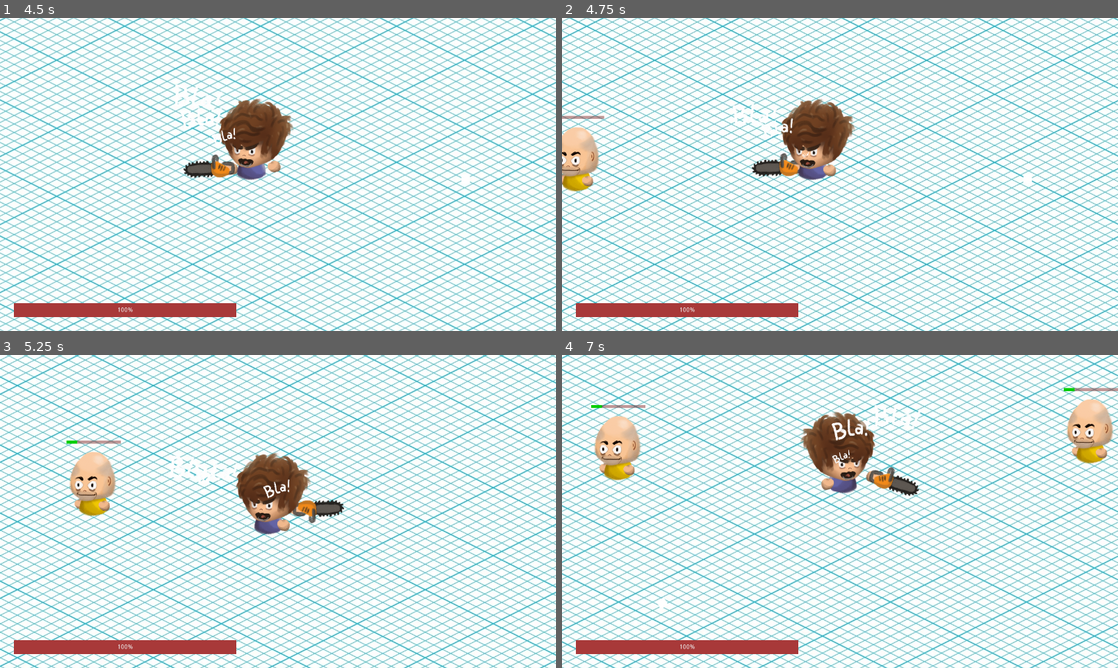
Above: before the commit, frames 1-4 (two rows, left to right).
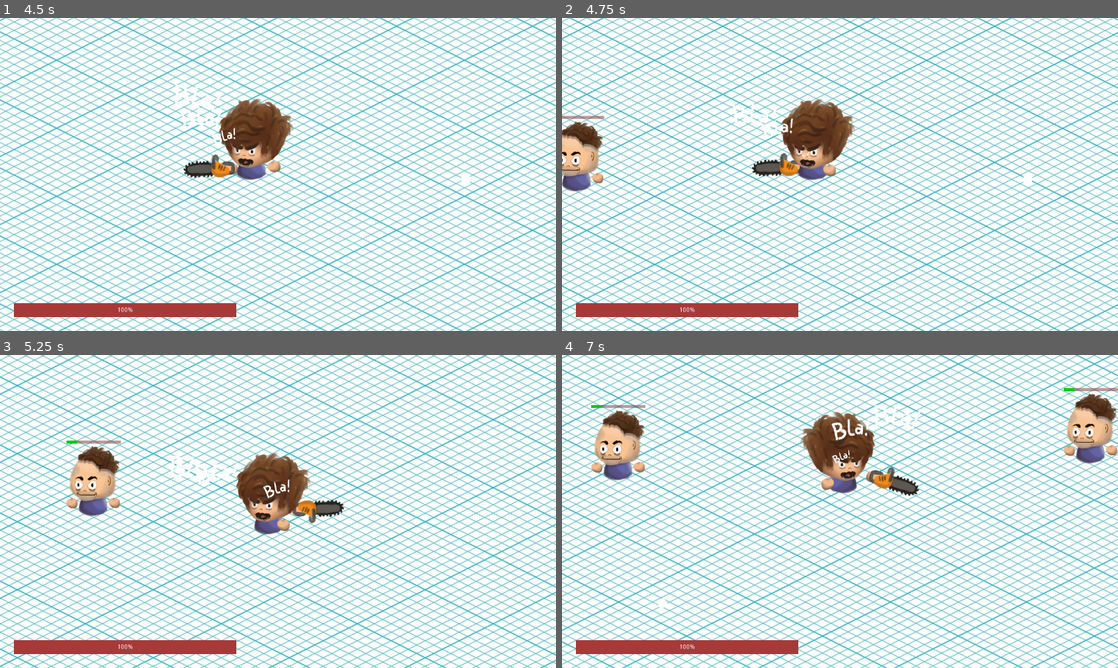
Above: after the commit, the same moments.

Repository: LNicoF/mgj-2023
Game: Godot game, scene res://scenes/main/main.tscn
The game is run twice, just before and just after one commit, with the same random seed, the same clock (stepped at 60 frames per second) and the same inputs.
Inputs (mouse positions are in pixels of both pictures, inside the frame that each line leads up to):
- Up to frame 1 (4.5 s): move the mouse to (400, 158) at 0.52 s; press the mouse at (400, 158) at 0.53 s; hold D (move_right) 0.53-1.28 s; move the mouse to (166, 190) at 1.27 s; release the mouse at (166, 190) at 1.28 s; hold S (move_down) 1.28-2.03 s; click (166, 190) at 1.35 s; move the mouse to (333, 105) at 2.02 s; press the mouse at (333, 105) at 2.03 s; hold D (move_right) 2.03-2.78 s; move the mouse to (250, 237) at 2.77 s; release the mouse at (250, 237) at 2.78 s; hold W (move_up) 2.78-3.53 s; click (250, 237) at 2.85 s; move the mouse to (444, 221) at 3.52 s; press the mouse at (444, 221) at 3.53 s; hold A (move_left) from 3.53 s (still down); move the mouse to (111, 127) at 4.27 s; release the mouse at (111, 127) at 4.28 s; click (111, 127) at 4.35 s
- Up to frame 2 (4.75 s): keep holding A (move_left)
- Up to frame 3 (5.25 s): move the mouse to (305, 511) at 5.02 s; release A (move_left) at 5.03 s; press the mouse at (305, 511) at 5.03 s; hold S (move_down) from 5.03 s (still down)
- Up to frame 4 (7 s): move the mouse to (756, 433) at 5.77 s; release S (move_down) at 5.78 s; release the mouse at (756, 433) at 5.78 s; hold D (move_right) 5.78-6.53 s; click (756, 433) at 5.85 s; move the mouse to (962, 495) at 6.52 s; press the mouse at (962, 495) at 6.53 s; hold W (move_up) from 6.53 s (still down)

Frame 1 is identical in both runs. In frame 2, 0.7% of the frame differs, in the area x 0-8%, y 33-56%; in frame 3, 0.8%; in frame 4, 1.6%, in the area x 5-100%, y 12-40%.

Commit message:
animaciones dolape

Diff:
--- a/scenes/enemy/enemy.tscn
+++ b/scenes/enemy/enemy.tscn
@@ -6,6 +6,7 @@
 [ext_resource path="res://assets/player/Pela_body.png" type="Texture" id=4]
 [ext_resource path="res://assets/player/Pela_head_hit.png" type="Texture" id=5]
 [ext_resource path="res://assets/player/Pela_Wig.png" type="Texture" id=6]
+[ext_resource path="res://assets/player/Pelu_body.png" type="Texture" id=7]
 
 [sub_resource type="CircleShape2D" id=1]
 radius = 64.0
@@ -197,9 +198,21 @@
 "update": 0,
 "values": [ Vector2( 0.201911, 0.194573 ), Vector2( 1.00622, 0.969653 ), Vector2( 0.938185, 0.938185 ), Vector2( 0.938185, 0.938185 ), Vector2( 0.966066, 0.966066 ), Vector2( 1, 1 ) ]
 }
+tracks/4/type = "value"
+tracks/4/path = NodePath("Skeleton2D/Body/PelaBody:texture")
+tracks/4/interp = 1
+tracks/4/loop_wrap = true
+tracks/4/imported = false
+tracks/4/enabled = true
+tracks/4/keys = {
+"times": PoolRealArray( 0.1, 0.4 ),
+"transitions": PoolRealArray( 1, 1 ),
+"update": 1,
+"values": [ ExtResource( 4 ), ExtResource( 7 ) ]
+}
 
 [sub_resource type="Animation" id=9]
-resource_name = "Pela_Walk"
+resource_name = "Pela_Walk 2"
 length = 1.2
 loop = true
 step = 0.05
@@ -323,10 +336,10 @@
 tracks/0/imported = false
 tracks/0/enabled = true
 tracks/0/keys = {
-"times": PoolRealArray( 0 ),
-"transitions": PoolRealArray( 1 ),
-"update": 0,
-"values": [ Vector2( 0, 0 ) ]
+"times": PoolRealArray( 0, 0.4, 0.7, 0.9, 1.1, 2.4 ),
+"transitions": PoolRealArray( 0.594604, 1.62451, 0.732043, 1.31951, 1, 1 ),
+"update": 0,
+"values": [ Vector2( 0, 0 ), Vector2( -48, -97 ), Vector2( -82, -35 ), Vector2( -80, -54 ), Vector2( -82, -35 ), Vector2( -82, -35 ) ]
 }
 tracks/1/type = "value"
 tracks/1/path = NodePath("Skeleton2D/Body:rotation_degrees")
@@ -335,10 +348,10 @@
 tracks/1/imported = false
 tracks/1/enabled = true
 tracks/1/keys = {
-"times": PoolRealArray( 0 ),
-"transitions": PoolRealArray( 1 ),
-"update": 0,
-"values": [ 0.0 ]
+"times": PoolRealArray( 0, 0.4, 0.7, 1.1, 2.4 ),
+"transitions": PoolRealArray( 0.594604, 1.62451, 0.732043, 1, 1 ),
+"update": 0,
+"values": [ 0.0, 37.2554, 78.8578, 91.2192, 91.2192 ]
 }
 tracks/2/type = "value"
 tracks/2/path = NodePath("Skeleton2D/Body:scale")
@@ -347,10 +360,10 @@
 tracks/2/imported = false
 tracks/2/enabled = true
 tracks/2/keys = {
-"times": PoolRealArray( 0 ),
-"transitions": PoolRealArray( 1 ),
-"update": 0,
-"values": [ Vector2( 1, 1 ) ]
+"times": PoolRealArray( 0, 0.4, 0.7, 0.9, 1.1, 2.4 ),
+"transitions": PoolRealArray( 0.594604, 1.62451, 0.732043, 1.31951, 1, 1 ),
+"update": 0,
+"values": [ Vector2( 1, 1 ), Vector2( 0.943948, 1 ), Vector2( 0.766125, 1 ), Vector2( 0.766125, 1 ), Vector2( 0.766125, 1 ), Vector2( 0.766125, 1 ) ]
 }
 tracks/3/type = "value"
 tracks/3/path = NodePath("Skeleton2D/Head:position")
@@ -395,10 +408,10 @@
 tracks/6/imported = false
 tracks/6/enabled = true
 tracks/6/keys = {
-"times": PoolRealArray( 0 ),
-"transitions": PoolRealArray( 1 ),
-"update": 0,
-"values": [ Vector2( -97, -40 ) ]
+"times": PoolRealArray( 0, 0.2, 0.5, 0.9, 2.4 ),
+"transitions": PoolRealArray( 1, 0.63728, 1.41421, 0.707107, 1 ),
+"update": 0,
+"values": [ Vector2( -97, -40 ), Vector2( -119, -96 ), Vector2( -57, -197 ), Vector2( -13, -39 ), Vector2( -13, -39 ) ]
 }
 tracks/7/type = "value"
 tracks/7/path = NodePath("Skeleton2D/Hand2:rotation_degrees")
@@ -407,10 +420,10 @@
 tracks/7/imported = false
 tracks/7/enabled = true
 tracks/7/keys = {
-"times": PoolRealArray( 0 ),
-"transitions": PoolRealArray( 1 ),
-"update": 0,
-"values": [ 0.0 ]
+"times": PoolRealArray( 0, 0.2, 0.5, 0.9, 2.4 ),
+"transitions": PoolRealArray( 1, 0.63728, 1.41421, 0.707107, 0.707107 ),
+"update": 0,
+"values": [ 0.0, 0.0, 109.004, 92.9556, 92.9556 ]
 }
 tracks/8/type = "value"
 tracks/8/path = NodePath("Skeleton2D/Hand:position")
@@ -419,10 +432,10 @@
 tracks/8/imported = false
 tracks/8/enabled = true
 tracks/8/keys = {
-"times": PoolRealArray( 0 ),
-"transitions": PoolRealArray( 1 ),
-"update": 0,
-"values": [ Vector2( 98, -42 ) ]
+"times": PoolRealArray( 0, 0.2, 0.5, 0.9, 1.1, 1.3, 2.4 ),
+"transitions": PoolRealArray( 1, 0.63728, 1.41421, 0.707107, 1.41421, 1, 1 ),
+"update": 0,
+"values": [ Vector2( 98, -42 ), Vector2( 43, -44 ), Vector2( 83, -192 ), Vector2( 68, -16 ), Vector2( 71, -36 ), Vector2( 70.1053, -1.36842 ), Vector2( 70.1053, -1.36842 ) ]
 }
 tracks/9/type = "value"
 tracks/9/path = NodePath("Skeleton2D/Hand:rotation_degrees")
@@ -431,10 +444,136 @@
 tracks/9/imported = false
 tracks/9/enabled = true
 tracks/9/keys = {
-"times": PoolRealArray( 0 ),
-"transitions": PoolRealArray( 1 ),
-"update": 0,
-"values": [ 0.0 ]
+"times": PoolRealArray( 0, 0.2, 0.5, 0.9, 2.4 ),
+"transitions": PoolRealArray( 1, 0.63728, 1.41421, 0.707107, 0.707107 ),
+"update": 0,
+"values": [ 0.0, 0.0, 58.1087, 52.7752, 52.7752 ]
+}
+tracks/10/type = "value"
+tracks/10/path = NodePath("Skeleton2D/Head/PelaHead:texture")
+tracks/10/interp = 1
+tracks/10/loop_wrap = true
+tracks/10/imported = false
+tracks/10/enabled = true
+tracks/10/keys = {
+"times": PoolRealArray( 0, 0.4 ),
+"transitions": PoolRealArray( 1, 1 ),
+"update": 1,
+"values": [ ExtResource( 2 ), ExtResource( 5 ) ]
+}
+
+[sub_resource type="Animation" id=12]
+resource_name = "Pela_gethit"
+length = 0.3
+loop = true
+step = 0.05
+tracks/0/type = "value"
+tracks/0/path = NodePath("Skeleton2D/Head:position")
+tracks/0/interp = 1
+tracks/0/loop_wrap = true
+tracks/0/imported = false
+tracks/0/enabled = true
+tracks/0/keys = {
+"times": PoolRealArray( 0, 0.12, 0.2, 0.3 ),
+"transitions": PoolRealArray( 1, 1, 1, 1 ),
+"update": 0,
+"values": [ Vector2( 3.557, -84.6373 ), Vector2( 22, -84 ), Vector2( 19, -81 ), Vector2( 3.557, -84.6373 ) ]
+}
+tracks/1/type = "value"
+tracks/1/path = NodePath("Skeleton2D/Head:rotation_degrees")
+tracks/1/interp = 1
+tracks/1/loop_wrap = true
+tracks/1/imported = false
+tracks/1/enabled = true
+tracks/1/keys = {
+"times": PoolRealArray( 0, 0.12, 0.2, 0.3 ),
+"transitions": PoolRealArray( 1, 1, 1, 1 ),
+"update": 0,
+"values": [ 0.0, -10.3475, -10.3475, 0.0 ]
+}
+tracks/2/type = "value"
+tracks/2/path = NodePath("Skeleton2D/Head:scale")
+tracks/2/interp = 1
+tracks/2/loop_wrap = true
+tracks/2/imported = false
+tracks/2/enabled = true
+tracks/2/keys = {
+"times": PoolRealArray( 0, 0.3 ),
+"transitions": PoolRealArray( 1, 1 ),
+"update": 0,
+"values": [ Vector2( 1, 1 ), Vector2( 1, 1 ) ]
+}
+tracks/3/type = "value"
+tracks/3/path = NodePath("Skeleton2D/Body:position")
+tracks/3/interp = 1
+tracks/3/loop_wrap = true
+tracks/3/imported = false
+tracks/3/enabled = true
+tracks/3/keys = {
+"times": PoolRealArray( 0, 0.12, 0.3 ),
+"transitions": PoolRealArray( 1, 1, 1 ),
+"update": 0,
+"values": [ Vector2( 0, 0 ), Vector2( 2, 0 ), Vector2( 0, 0 ) ]
+}
+tracks/4/type = "value"
+tracks/4/path = NodePath("Skeleton2D/Body:rotation_degrees")
+tracks/4/interp = 1
+tracks/4/loop_wrap = true
+tracks/4/imported = false
+tracks/4/enabled = true
+tracks/4/keys = {
+"times": PoolRealArray( 0, 0.12, 0.2, 0.3 ),
+"transitions": PoolRealArray( 1, 1, 1, 1 ),
+"update": 0,
+"values": [ 0.0, 8.25362, 8.25362, 0.0 ]
+}
+tracks/5/type = "value"
+tracks/5/path = NodePath("Skeleton2D/Body:scale")
+tracks/5/interp = 1
+tracks/5/loop_wrap = true
+tracks/5/imported = false
+tracks/5/enabled = true
+tracks/5/keys = {
+"times": PoolRealArray( 0, 0.3 ),
+"transitions": PoolRealArray( 1, 1 ),
+"update": 0,
+"values": [ Vector2( 1, 1 ), Vector2( 1, 1 ) ]
+}
+tracks/6/type = "value"
+tracks/6/path = NodePath("Skeleton2D/Hand2:position")
+tracks/6/interp = 1
+tracks/6/loop_wrap = true
+tracks/6/imported = false
+tracks/6/enabled = true
+tracks/6/keys = {
+"times": PoolRealArray( 0, 0.12, 0.2, 0.3 ),
+"transitions": PoolRealArray( 1, 1, 1, 1 ),
+"update": 0,
+"values": [ Vector2( -97, -40 ), Vector2( -120, -96 ), Vector2( -114, -90 ), Vector2( -97, -40 ) ]
+}
+tracks/7/type = "value"
+tracks/7/path = NodePath("Skeleton2D/Hand:position")
+tracks/7/interp = 1
+tracks/7/loop_wrap = true
+tracks/7/imported = false
+tracks/7/enabled = true
+tracks/7/keys = {
+"times": PoolRealArray( 0, 0.12, 0.2, 0.3 ),
+"transitions": PoolRealArray( 1, 1, 1, 1 ),
+"update": 0,
+"values": [ Vector2( 98, -42 ), Vector2( 128, -87 ), Vector2( 122, -82 ), Vector2( 98, -42 ) ]
+}
+tracks/8/type = "value"
+tracks/8/path = NodePath("Skeleton2D/Head/PelaHead:modulate")
+tracks/8/interp = 1
+tracks/8/loop_wrap = true
+tracks/8/imported = false
+tracks/8/enabled = true
+tracks/8/keys = {
+"times": PoolRealArray( 0, 0.16, 0.3 ),
+"transitions": PoolRealArray( 1, 1, 1 ),
+"update": 0,
+"values": [ Color( 1, 1, 1, 1 ), Color( 0.705882, 0.309804, 0.309804, 1 ), Color( 1, 1, 1, 1 ) ]
 }
 
 [sub_resource type="Animation" id=11]
@@ -449,7 +588,7 @@
 "times": PoolRealArray( 0 ),
 "transitions": PoolRealArray( 1 ),
 "update": 0,
-"values": [ false ]
+"values": [ true ]
 }
 tracks/1/type = "value"
 tracks/1/path = NodePath("Skeleton2D/Head/Wig:position")
@@ -487,6 +626,126 @@
 "update": 0,
 "values": [ Vector2( 1, 1 ) ]
 }
+tracks/4/type = "value"
+tracks/4/path = NodePath("Skeleton2D/Head:position")
+tracks/4/interp = 1
+tracks/4/loop_wrap = true
+tracks/4/imported = false
+tracks/4/enabled = true
+tracks/4/keys = {
+"times": PoolRealArray( 0 ),
+"transitions": PoolRealArray( 1 ),
+"update": 0,
+"values": [ Vector2( 3.557, -84.6373 ) ]
+}
+tracks/5/type = "value"
+tracks/5/path = NodePath("Skeleton2D/Head:rotation_degrees")
+tracks/5/interp = 1
+tracks/5/loop_wrap = true
+tracks/5/imported = false
+tracks/5/enabled = true
+tracks/5/keys = {
+"times": PoolRealArray( 0 ),
+"transitions": PoolRealArray( 1 ),
+"update": 0,
+"values": [ 0.0 ]
+}
+tracks/6/type = "value"
+tracks/6/path = NodePath("Skeleton2D/Head:scale")
+tracks/6/interp = 1
+tracks/6/loop_wrap = true
+tracks/6/imported = false
+tracks/6/enabled = true
+tracks/6/keys = {
+"times": PoolRealArray( 0 ),
+"transitions": PoolRealArray( 1 ),
+"update": 0,
+"values": [ Vector2( 1, 1 ) ]
+}
+tracks/7/type = "value"
+tracks/7/path = NodePath("Skeleton2D/Body:position")
+tracks/7/interp = 1
+tracks/7/loop_wrap = true
+tracks/7/imported = false
+tracks/7/enabled = true
+tracks/7/keys = {
+"times": PoolRealArray( 0 ),
+"transitions": PoolRealArray( 1 ),
+"update": 0,
+"values": [ Vector2( 0, 0 ) ]
+}
+tracks/8/type = "value"
+tracks/8/path = NodePath("Skeleton2D/Body:rotation_degrees")
+tracks/8/interp = 1
+tracks/8/loop_wrap = true
+tracks/8/imported = false
+tracks/8/enabled = true
+tracks/8/keys = {
+"times": PoolRealArray( 0 ),
+"transitions": PoolRealArray( 1 ),
+"update": 0,
+"values": [ 0.0 ]
+}
+tracks/9/type = "value"
+tracks/9/path = NodePath("Skeleton2D/Body:scale")
+tracks/9/interp = 1
+tracks/9/loop_wrap = true
+tracks/9/imported = false
+tracks/9/enabled = true
+tracks/9/keys = {
+"times": PoolRealArray( 0 ),
+"transitions": PoolRealArray( 1 ),
+"update": 0,
+"values": [ Vector2( 1, 1 ) ]
+}
+tracks/10/type = "value"
+tracks/10/path = NodePath("Skeleton2D/Hand2:position")
+tracks/10/interp = 1
+tracks/10/loop_wrap = true
+tracks/10/imported = false
+tracks/10/enabled = true
+tracks/10/keys = {
+"times": PoolRealArray( 0 ),
+"transitions": PoolRealArray( 1 ),
+"update": 0,
+"values": [ Vector2( -97, -40 ) ]
+}
+tracks/11/type = "value"
+tracks/11/path = NodePath("Skeleton2D/Hand:position")
+tracks/11/interp = 1
+tracks/11/loop_wrap = true
+tracks/11/imported = false
+tracks/11/enabled = true
+tracks/11/keys = {
+"times": PoolRealArray( 0 ),
+"transitions": PoolRealArray( 1 ),
+"update": 0,
+"values": [ Vector2( 98, -42 ) ]
+}
+tracks/12/type = "value"
+tracks/12/path = NodePath("Skeleton2D/Head/PelaHead:modulate")
+tracks/12/interp = 1
+tracks/12/loop_wrap = true
+tracks/12/imported = false
+tracks/12/enabled = true
+tracks/12/keys = {
+"times": PoolRealArray( 0 ),
+"transitions": PoolRealArray( 1 ),
+"update": 0,
+"values": [ Color( 1, 1, 1, 1 ) ]
+}
+tracks/13/type = "value"
+tracks/13/path = NodePath("Skeleton2D/Body/PelaBody:texture")
+tracks/13/interp = 1
+tracks/13/loop_wrap = true
+tracks/13/imported = false
+tracks/13/enabled = true
+tracks/13/keys = {
+"times": PoolRealArray( 0 ),
+"transitions": PoolRealArray( 1 ),
+"update": 0,
+"values": [ ExtResource( 7 ) ]
+}
 
 [sub_resource type="StyleBoxFlat" id=6]
 bg_color = Color( 0, 0.81, 0, 1 )
@@ -507,12 +766,13 @@
 anims/Pela_Meta = SubResource( 10 )
 anims/Pela_Walk = SubResource( 9 )
 anims/Pela_die = SubResource( 5 )
+anims/Pela_gethit = SubResource( 12 )
 anims/RESET = SubResource( 11 )
 
 [node name="Skeleton2D" type="Skeleton2D" parent="."]
 
 [node name="Hand2" type="Bone2D" parent="Skeleton2D"]
-position = Vector2( -59.7062, -35.8588 )
+position = Vector2( -97, -40 )
 rest = Transform2D( 1, 0, 0, 1, -97, -40 )
 
 [node name="PeluHand" type="Sprite" parent="Skeleton2D/Hand2"]
@@ -520,16 +780,14 @@
 texture = ExtResource( 3 )
 
 [node name="Body" type="Bone2D" parent="Skeleton2D"]
-position = Vector2( 1.09309, 0.218618 )
-scale = Vector2( 1.003, 0.993723 )
 rest = Transform2D( 1, 0, 0, 1, 0, 0 )
 
 [node name="PelaBody" type="Sprite" parent="Skeleton2D/Body"]
 position = Vector2( 1, -35 )
-texture = ExtResource( 4 )
+texture = ExtResource( 7 )
 
 [node name="Head" type="Bone2D" parent="Skeleton2D"]
-position = Vector2( 3.44575, -84.044 )
+position = Vector2( 3.557, -84.6373 )
 rest = Transform2D( 1, 0, 0, 1, 3.557, -84.6373 )
 
 [node name="PelaHead" type="Sprite" parent="Skeleton2D/Head"]
@@ -541,12 +799,11 @@
 rest = Transform2D( 1, 0, 0, 1, 13.443, -137.363 )
 
 [node name="PelaWig" type="Sprite" parent="Skeleton2D/Head/Wig"]
-visible = false
 position = Vector2( 8, -10 )
 texture = ExtResource( 6 )
 
 [node name="Hand" type="Bone2D" parent="Skeleton2D"]
-position = Vector2( 50.8475, -28.8588 )
+position = Vector2( 98, -42 )
 rest = Transform2D( 1, 0, 0, 1, 98, -42 )
 
 [node name="PeluHand" type="Sprite" parent="Skeleton2D/Hand"]
Binary file added: assets/player/Pela_head_gethit.png
Not shown, added: assets/player/Pela_head_gethit.png.import
Not shown: 1 places in scenes/enemy/enemy.tscn that only renumber resources
